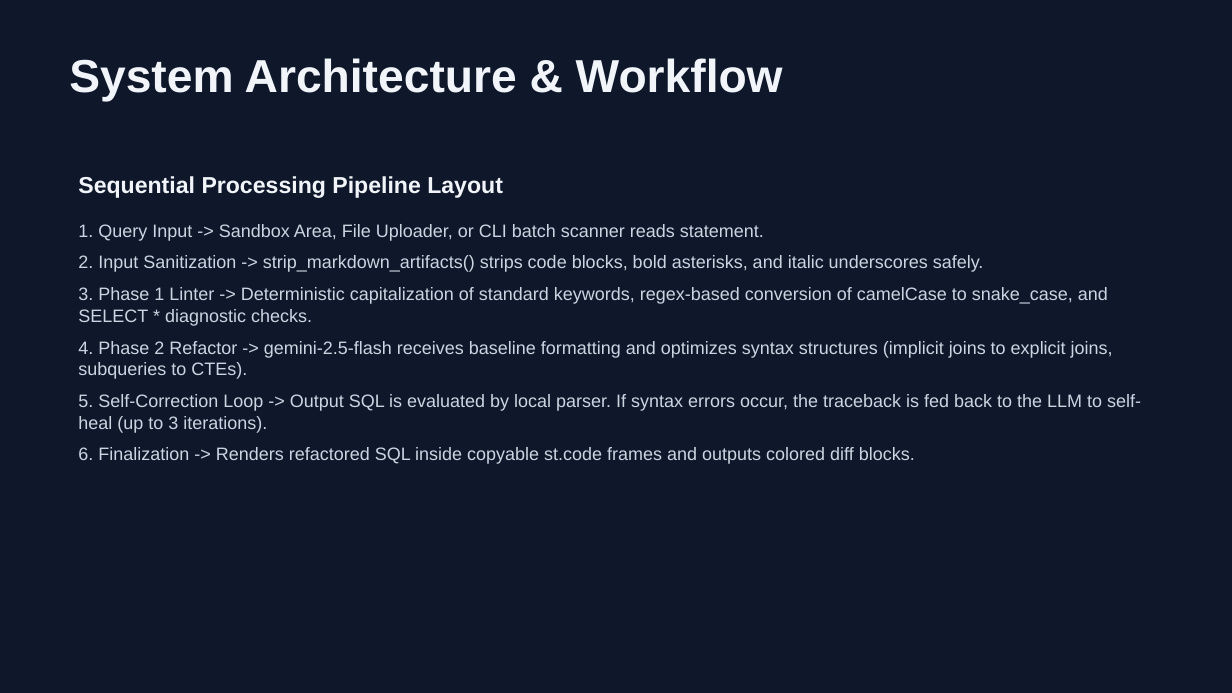
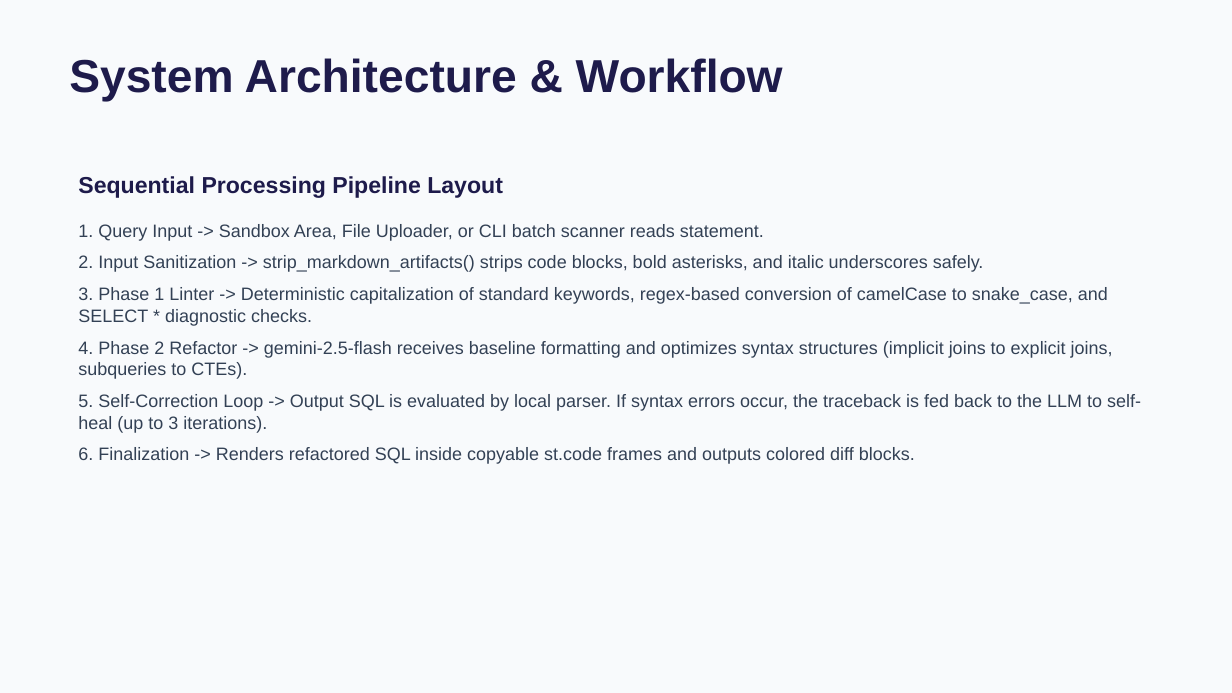
Before and after one commit to bharathpyla/sql-query-linter-style-fixer, a slide deck: slide 5 of Presentation.pptx. Drawn at 1232x693 pixels with LibreOffice and Linux fonts; fonts in the diff are those of the drawing. Boxes give left, top, right and bottom in pixels: in the first picture for what was removed or moved away, otherwise in the second. Text is boxed around its words. In the diff, an @@ line names an element or a change of style, - is before the commit and + after.

Commit message:
Update presentation PPTX with light theme and proper bullet points formatting

```diff
--- a/Presentation.pptx
+++ b/Presentation.pptx
@@ background #0F172A to #F8FAFC @@
@@ text "System Architecture & Workflow" at [69, 58, 783, 102]: text colour #F1F5F9 to #1E1B4B @@
@@ text "Sequential Processing Pipeline Layout" at [78, 176, 1141, 464]: text colour #F1F5F9 to #1E1B4B in "Sequential Processing Pipeline Layout"; text colour #CBD5E1 to #334155 @@
```
Also in this commit, not shown: 7 other slides changed.
